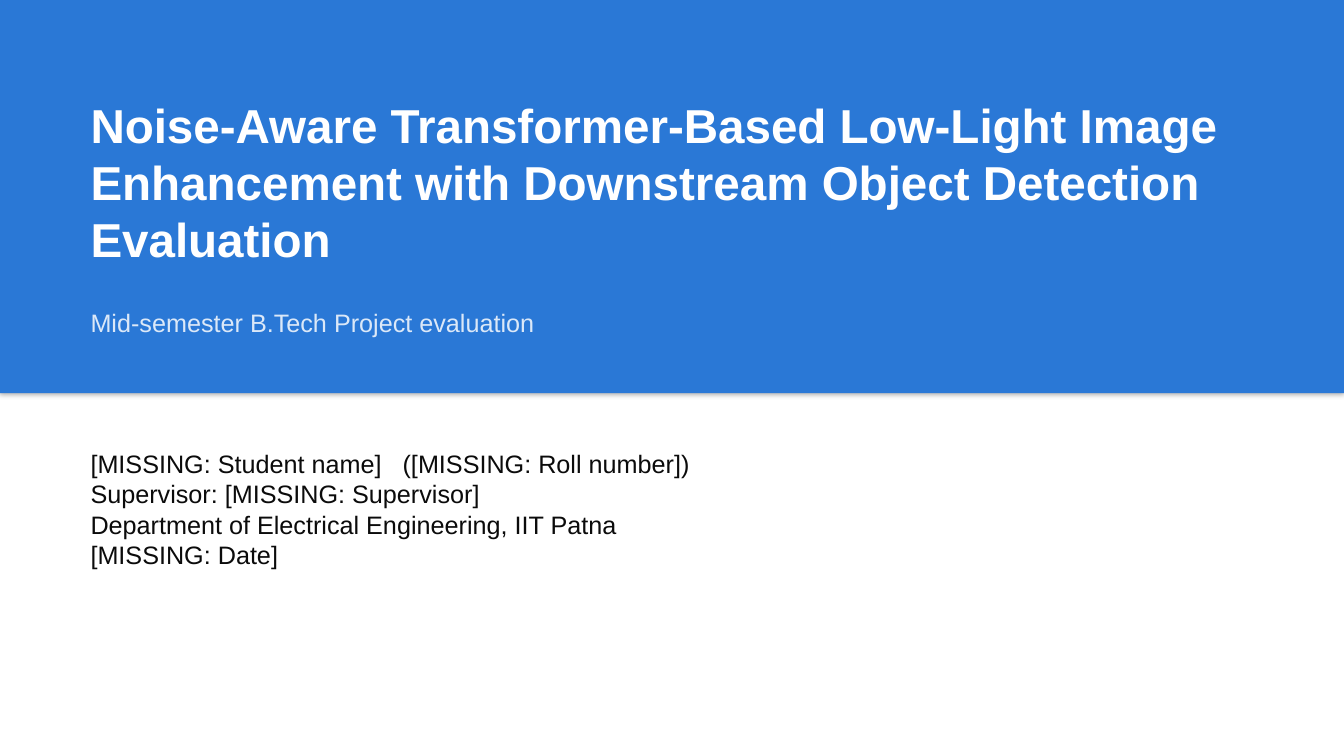
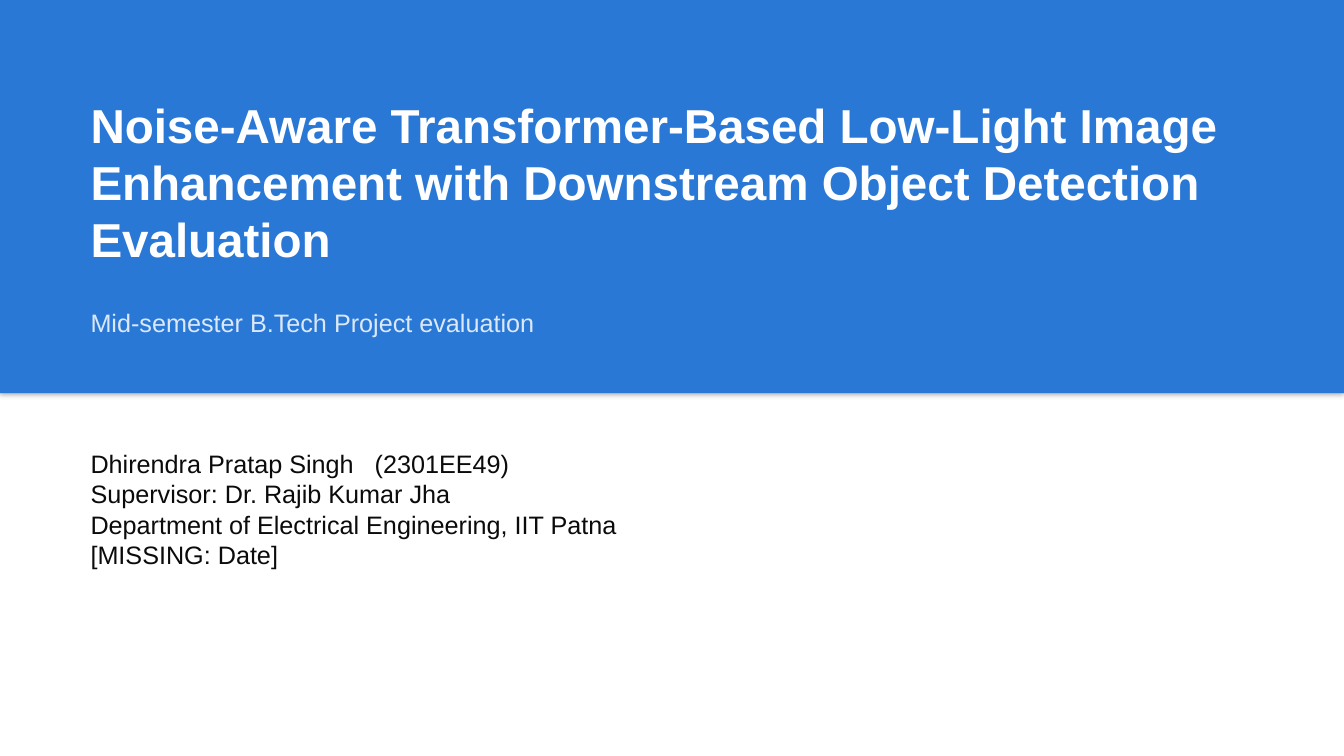
Before and after one commit to Crazycraftie/low-light-enhancement-btp, a slide deck: slide 1 of presentation/midsem.pptx. Drawn at 1344x756 pixels with LibreOffice and Linux fonts; fonts in the diff are those of the drawing. Boxes give left, top, right and bottom in pixels: in the first picture for what was removed or moved away, otherwise in the second. Text is boxed around its words. In the diff, an @@ line names an element or a change of style, - is before the commit and + after.

```diff
--- a/presentation/midsem.pptx
+++ b/presentation/midsem.pptx
@@ text at (x1=91, y1=454, x2=509, y2=509): text changed @@
-[MISSING: Student name] ([MISSING: Roll number])
-Supervisor: [MISSING: Supervisor]
+Dhirendra Pratap Singh (2301EE49)
+Supervisor: Dr. Rajib Kumar Jha
```
Also in this commit, not shown: 5 other files.
